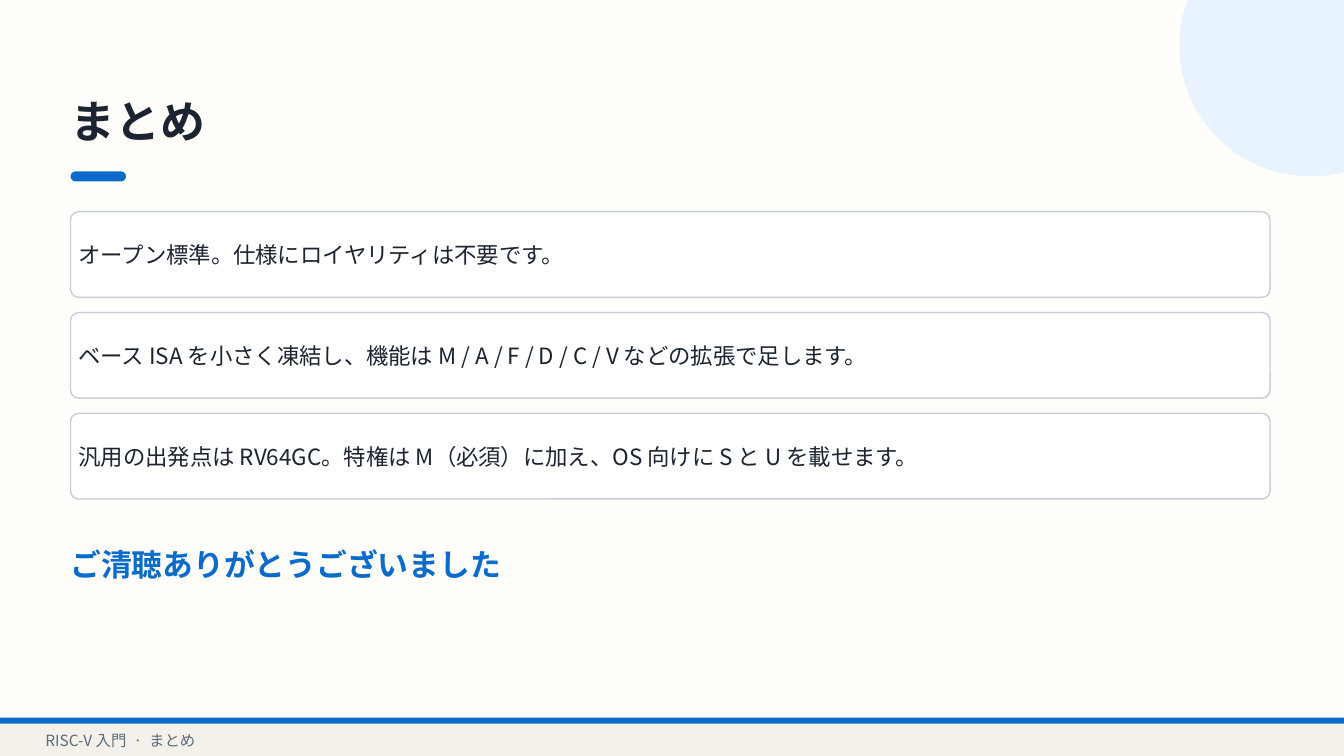
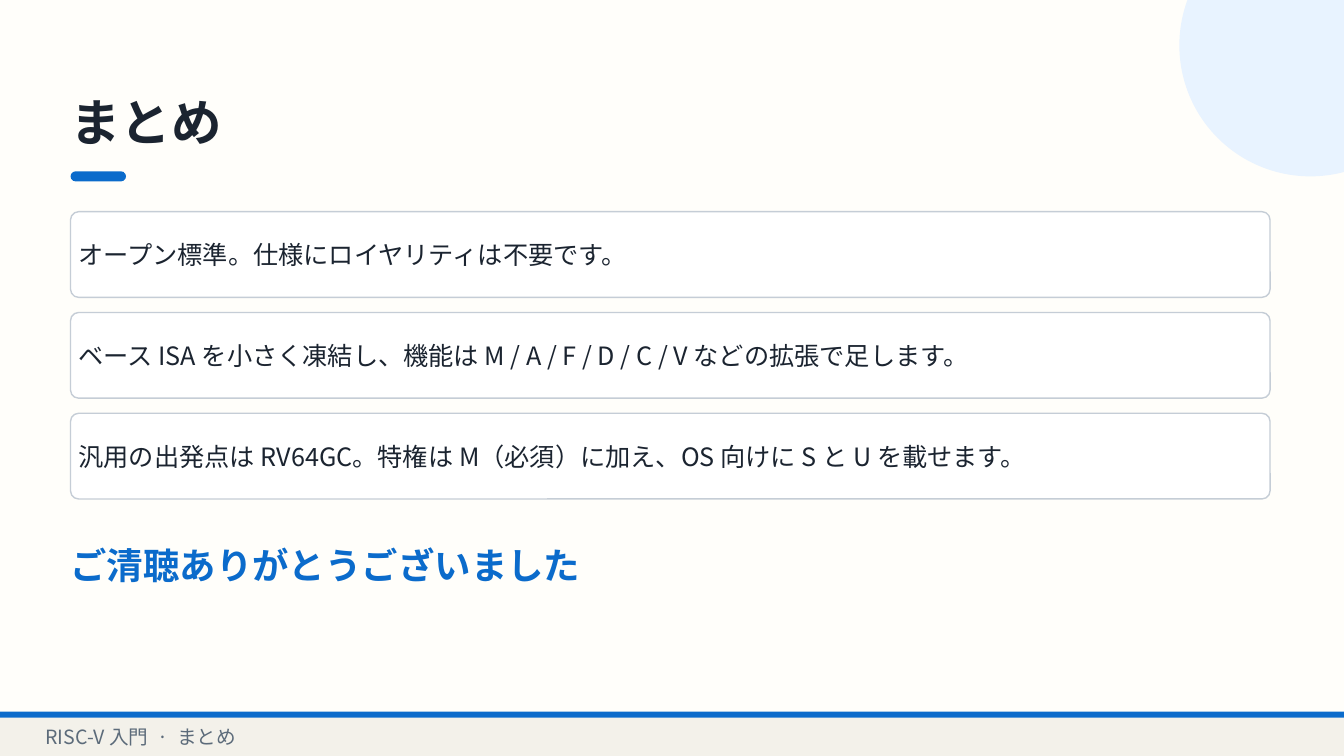
Before and after one commit to shotaminato/create-slides, a slide deck: slide 8 of examples/sample-deck.pptx. Drawn at 1344x756 pixels with LibreOffice and Linux fonts; fonts in the diff are those of the drawing. Boxes give left, top, right and bottom in pixels: in the first picture for what was removed or moved away, otherwise in the second. Text is boxed around its words. In the diff, an @@ line names an element or a change of style, - is before the commit and + after.

```diff
--- a/examples/sample-deck.pptx
+++ b/examples/sample-deck.pptx
@@ text "まとめ" at [71,100,222,144]: size 32 to 36 pt @@
@@ size 16 to 18 pt in 3 elements at [71,212,1270,297], [71,313,1270,398], [71,413,1270,499] @@
@@ text "ご清聴ありがとうございました" at [71,547,581,583]: size 22 to 26 pt @@
@@ rectangle: place and size @@
-rectangle at [0,724,1344,756]
+rectangle at [0,718,1344,756]
@@ rectangle: place and size @@
-rectangle at [0,718,1344,724]
+rectangle at [0,712,1344,718]
@@ text "RISC-V 入門 · まとめ" at [45,728,236,746]: size 11 to 14 pt @@
```
Also in this commit, not shown: 7 other slides changed.
